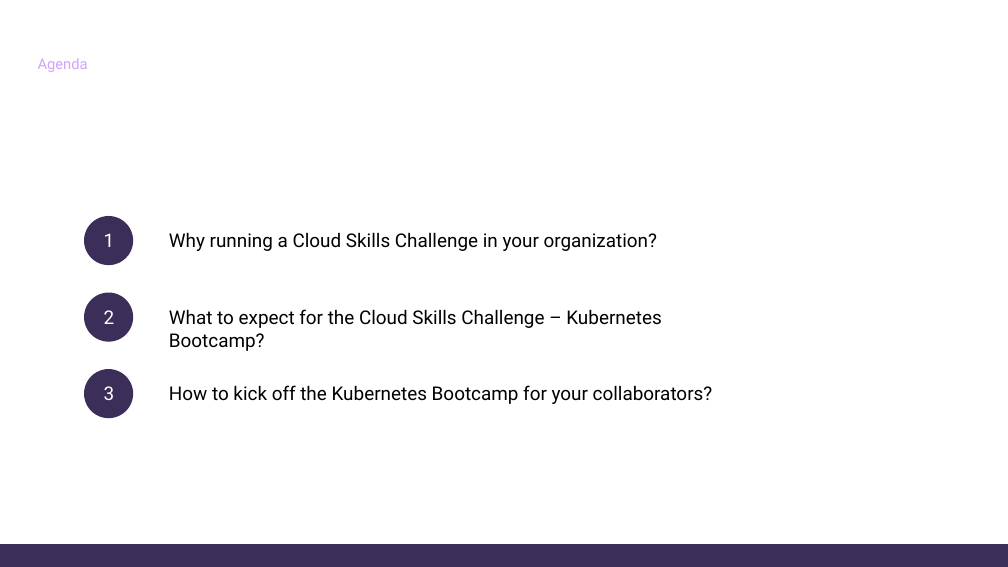
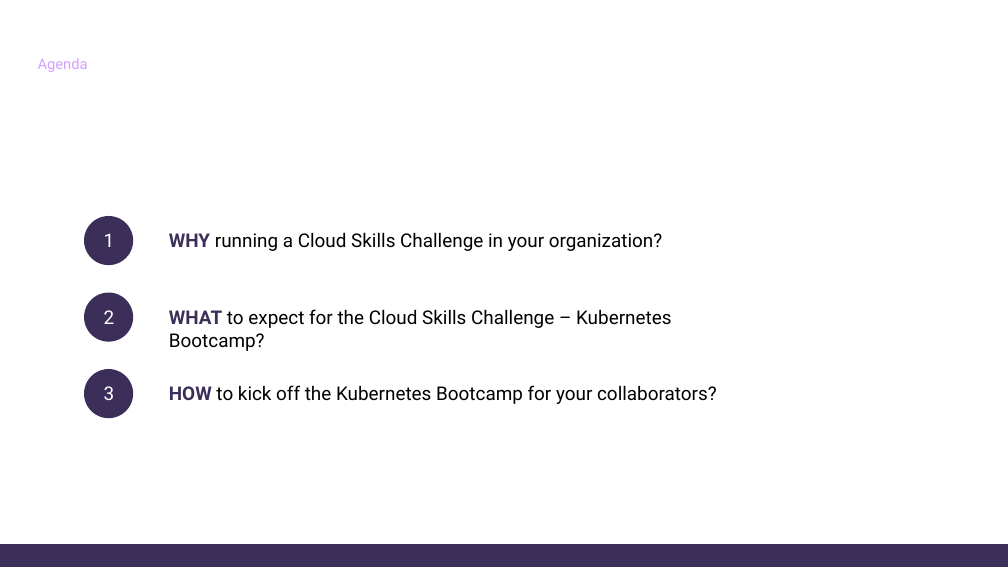
Before and after one commit to azurept/csc, a slide deck: slide 2 of Kubernetes Bootcamp/[KB] Customer Facing Deck.pptx. Drawn at 1008x567 pixels with LibreOffice and Linux fonts; fonts in the diff are those of the drawing; background and template pictures are left out. Boxes give left, top, right and bottom in pixels: in the first picture for what was removed or moved away, otherwise in the second. Text is boxed around its words. In the diff, an @@ line names an element or a change of style, - is before the commit and + after.

```diff
--- a/Kubernetes Bootcamp/[KB] Customer Facing Deck.pptx
+++ b/Kubernetes Bootcamp/[KB] Customer Facing Deck.pptx
@@ text at bbox=[169, 232, 662, 251]: text changed @@
-Why running a Cloud Skills Challenge in your organization?
+WHY running a Cloud Skills Challenge in your organization?
@@ text at bbox=[169, 309, 671, 328]: text changed @@
-What to expect for the Cloud Skills Challenge – Kubernetes Bootcamp?
+WHAT to expect for the Cloud Skills Challenge – Kubernetes Bootcamp?
@@ text at bbox=[169, 385, 717, 404]: text changed @@
-How to kick off the Kubernetes Bootcamp for your collaborators?
+HOW to kick off the Kubernetes Bootcamp for your collaborators?
```
Also in this commit, not shown: 2 other slides changed, 1 slide added, 7 other files.
